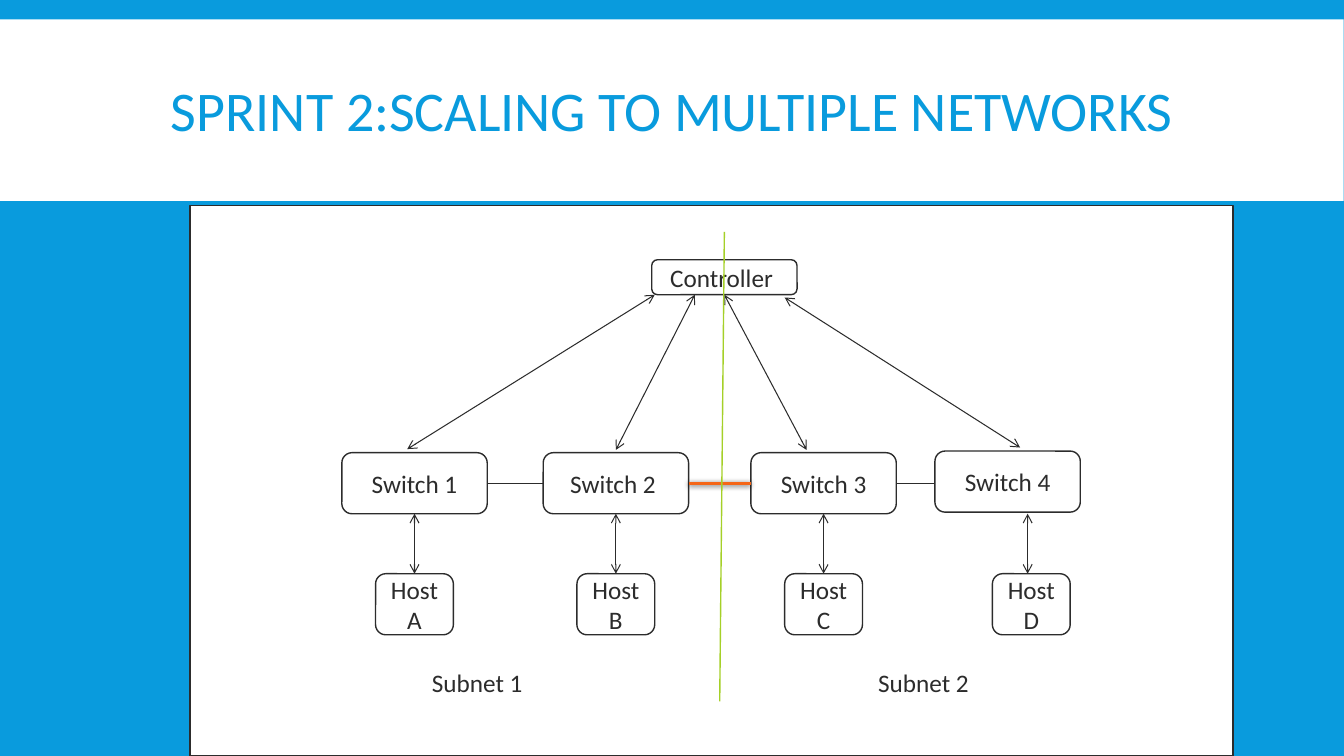
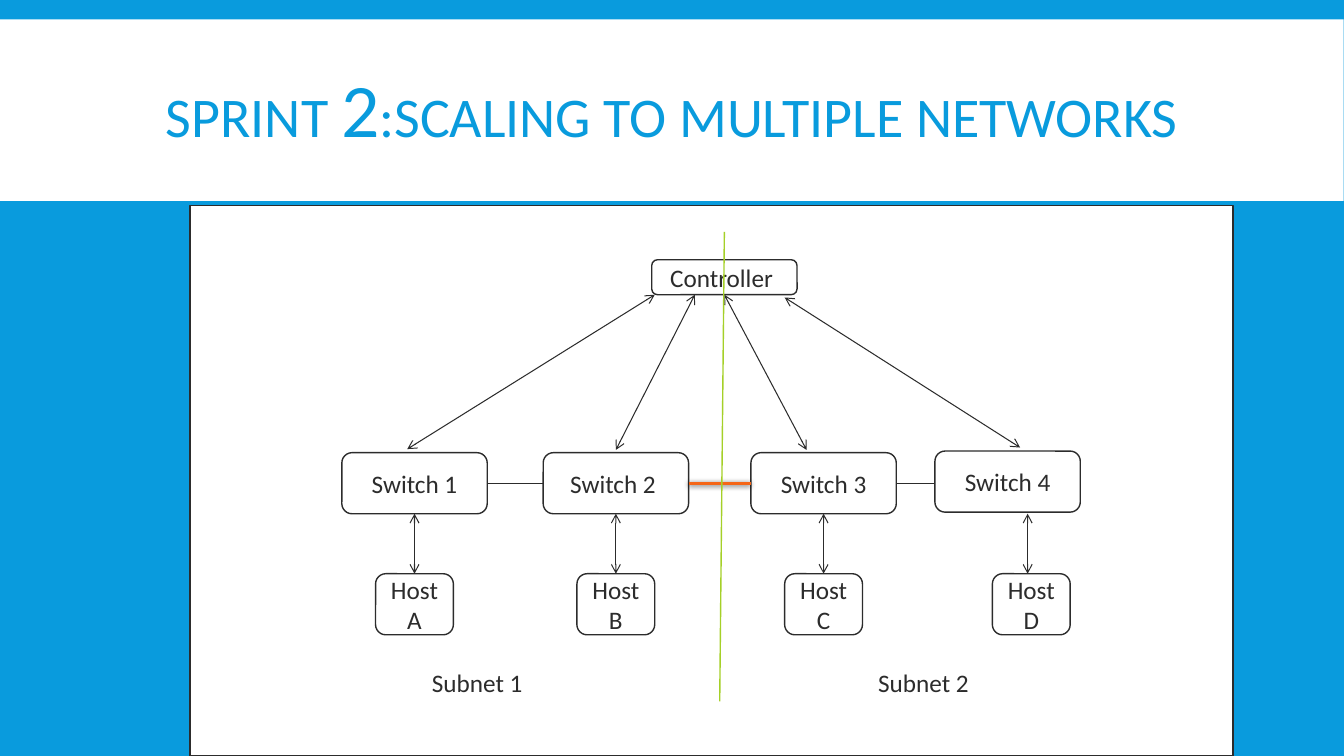
Before and after one commit to BU-NU-CLOUD-SP16/Network-Programmability-as-a-Service, a slide deck: slide 16 of Demo 1.pptx (slide 18 before the commit). Drawn at 1344x756 pixels with LibreOffice and Linux fonts; fonts in the diff are those of the drawing. Boxes give left, top, right and bottom in pixels: in the first picture for what was removed or moved away, otherwise in the second. Text is boxed around its words. In the diff, an @@ line names an element or a change of style, - is before the commit and + after.

```diff
--- a/Demo 1.pptx
+++ b/Demo 1.pptx
@@ title "SPRINT 2:SCALING TO MULTIPLE NETWORKS" at (166, 88, 1177, 138): size 40 to 54 pt in "2:SCALING" @@
```
Also in this commit, not shown: 4 other slides changed, 4 slides added, 6 slides removed.
